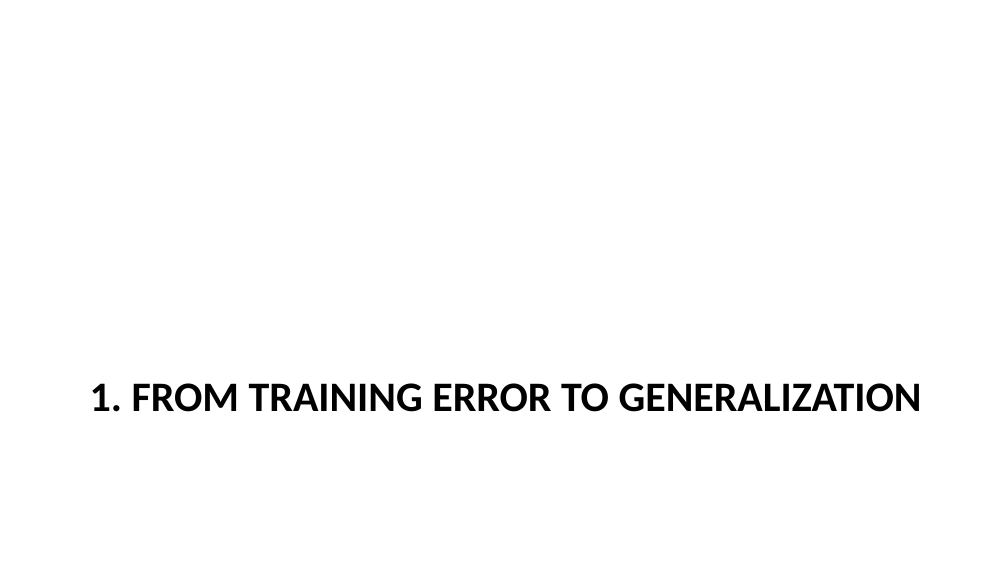
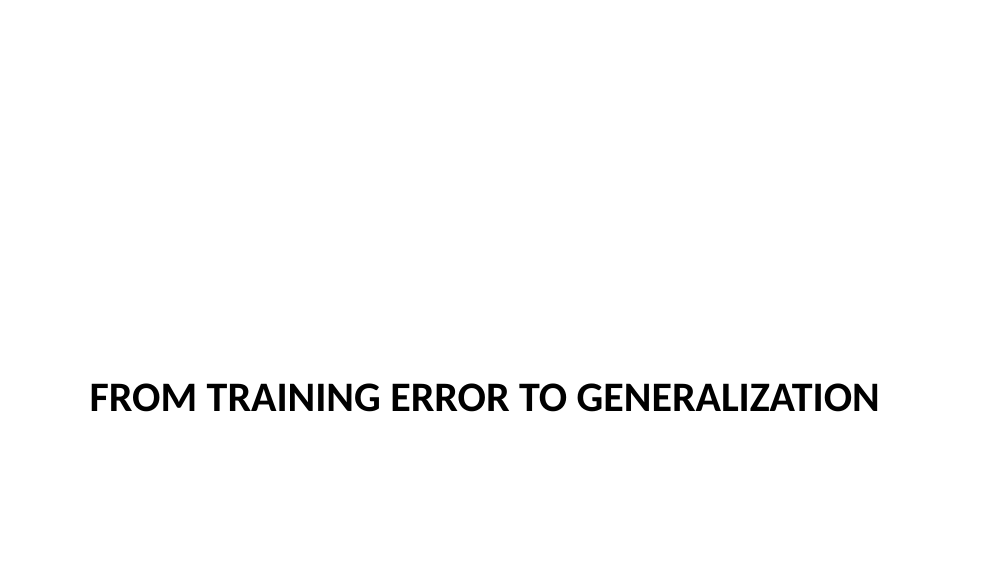
Before and after one commit to pauldubois98/AdcancedTopicsDataScience2026, a slide deck: slide 4 of Course03/slides.pptx. Drawn at 1008x567 pixels with LibreOffice and Linux fonts; fonts in the diff are those of the drawing. Boxes give left, top, right and bottom in pixels: in the first picture for what was removed or moved away, otherwise in the second. Text is boxed around its words. In the diff, an @@ line names an element or a change of style, - is before the commit and + after.

```diff
--- a/Course03/slides.pptx
+++ b/Course03/slides.pptx
@@ title at [90, 383, 880, 412]: text changed @@
-1. FROM TRAINING ERROR TO GENERALIZATION
+FROM TRAINING ERROR TO GENERALIZATION
```
Also in this commit, not shown: 26 other slides changed, 28 slides added, 15 slides removed, 1 other file.
